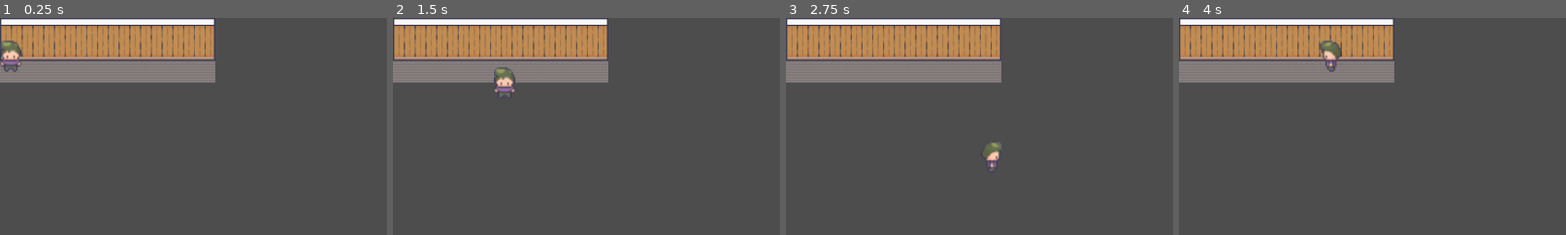
Above: before the commit, frames 1-4 (left to right).
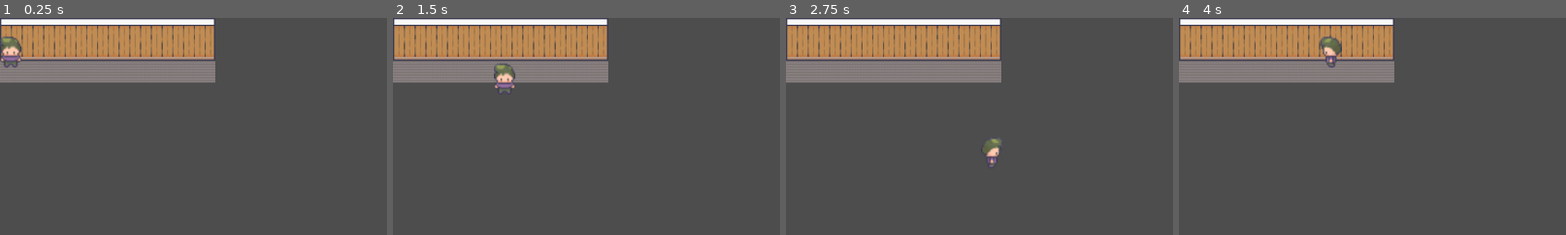
Above: after the commit, the same moments.

Repository: TurnrDev/EchoScape
Game: Godot game, scene res://scenes/level.tscn
Two runs of this game, one before a commit and one after it. Both use one fixed random seed, a clock stepped at 60 frames per second and the inputs below.
Inputs:
- Up to frame 1 (0.25 s): no input
- Up to frame 2 (1.5 s): tap Enter at 0.5 s; hold Right (ui_right) 0.53-1.28 s; hold Down (ui_down) from 1.28 s (still down)
- Up to frame 3 (2.75 s): release Down (ui_down) at 2.03 s; hold Right (ui_right) from 2.03 s (still down)
- Up to frame 4 (4 s): release Right (ui_right) at 2.78 s; hold Up (ui_up) 2.78-3.53 s; hold Left (ui_left) from 3.53 s (still down)
The pictures show only the part of the screen within x 0-50%, y 0-50%; the shares and areas given below are measured in that part.

The runs differ from the first frame. In frame 1, 0.6% of the frame differs, in the area x 0-6%, y 8-25%; in frame 2, 0.6%; in frame 3, 0.3%; in frame 4, 0.5%.

Commit message:
Enable collision on player

Diff:
--- a/characters/player.gd
+++ b/characters/player.gd
@@ -18,4 +18,5 @@
 	$adam.frame = texture_dir_map[facing]
 
 	# Finally, move
-	position += direction * 200 * delta
+	velocity = direction * 200
+	move_and_slide()
--- a/characters/player.tscn
+++ b/characters/player.tscn
@@ -3,18 +3,20 @@
 [ext_resource type="Script" path="res://characters/player.gd" id="1_mbil0"]
 [ext_resource type="Texture2D" uid="uid://bjulhhiimi465" path="res://assets/characters/Adam_idle_16x16.png" id="1_yoc2o"]
 
-[sub_resource type="RectangleShape2D" id="RectangleShape2D_qrxil"]
-size = Vector2(16, 8)
+[sub_resource type="CapsuleShape2D" id="CapsuleShape2D_2ro7p"]
+radius = 4.0
+height = 16.0
 
 [node name="player" type="CharacterBody2D"]
 scale = Vector2(2, 2)
 script = ExtResource("1_mbil0")
 
-[node name="CollisionShape2D" type="CollisionShape2D" parent="."]
-shape = SubResource("RectangleShape2D_qrxil")
-
 [node name="adam" type="Sprite2D" parent="."]
-position = Vector2(0, -12)
+position = Vector2(0, -15)
 texture = ExtResource("1_yoc2o")
 hframes = 4
 frame = 3
+
+[node name="CollisionShape2D" type="CollisionShape2D" parent="."]
+rotation = 1.5708
+shape = SubResource("CapsuleShape2D_2ro7p")
